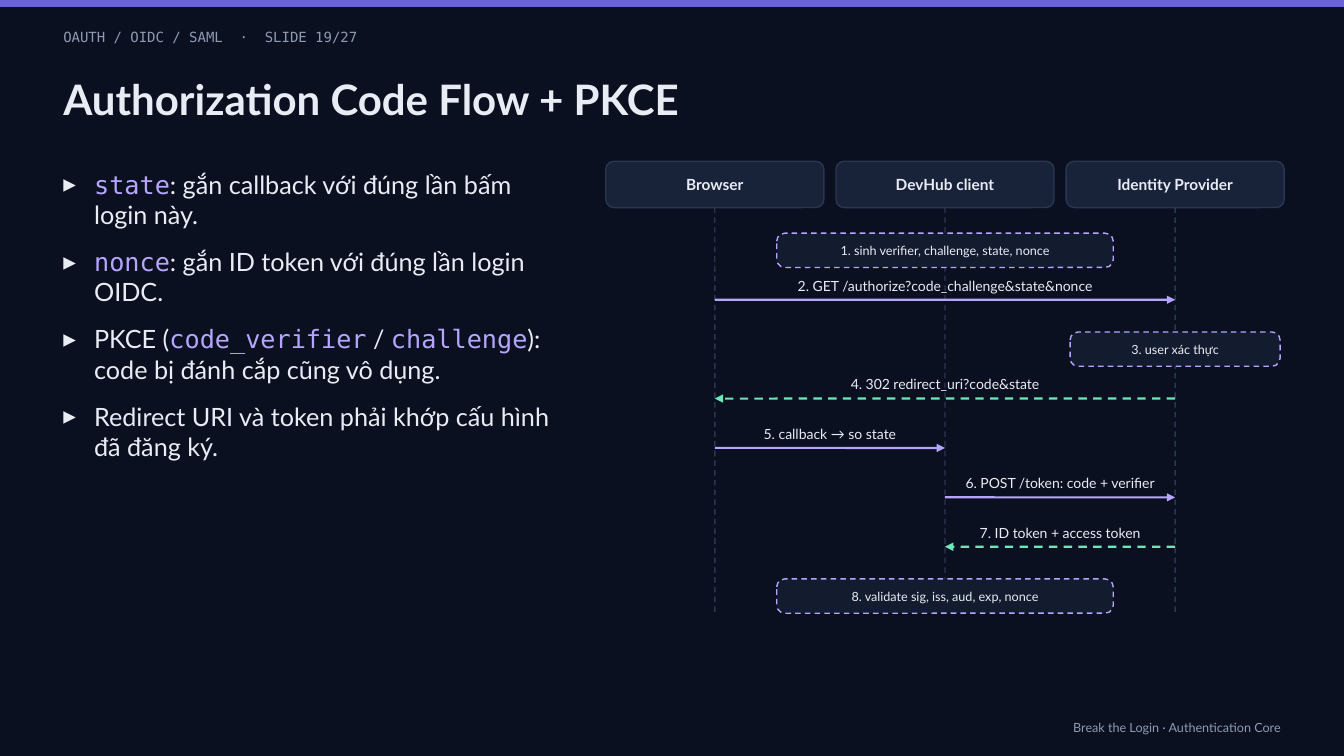
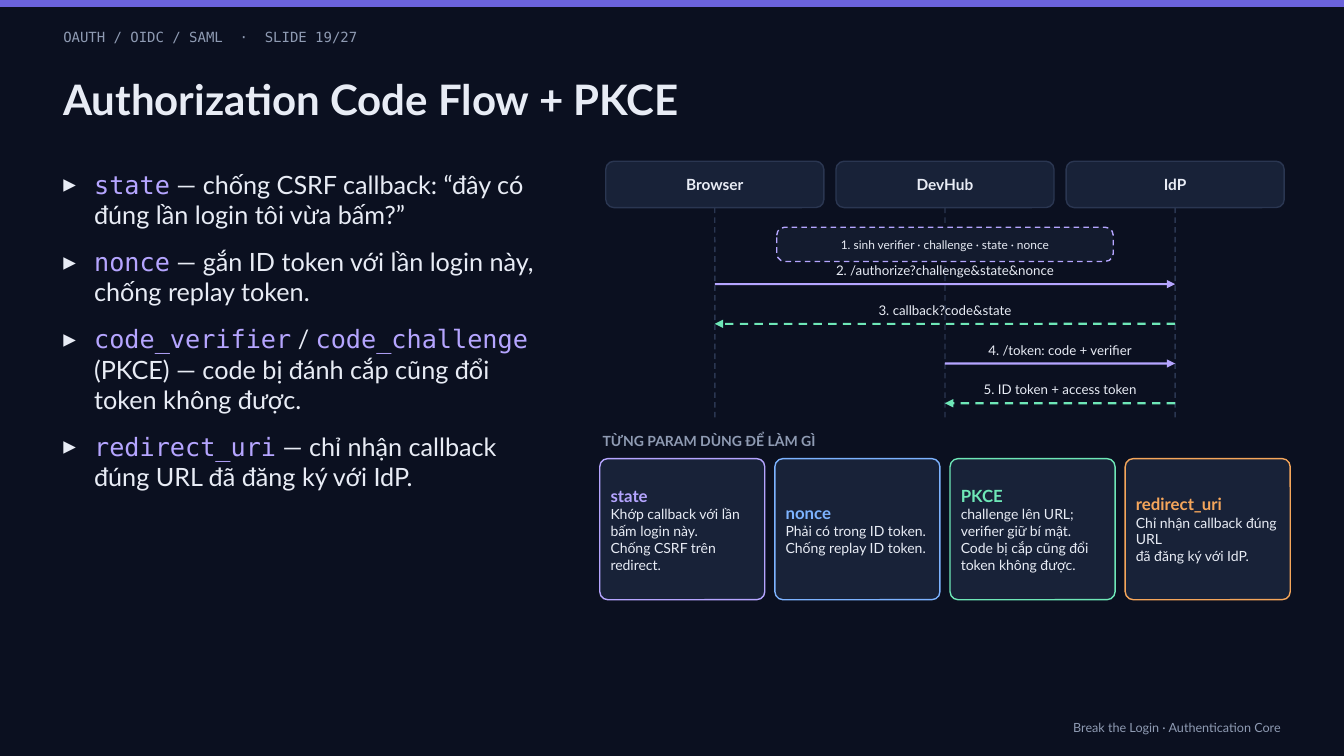
Before and after one commit to LeonardoDaVinSon/Authz, a slide deck: slide 19 of slides/break-the-login.pptx. Drawn at 1344x756 pixels with LibreOffice and Linux fonts; fonts in the diff are those of the drawing. Boxes give left, top, right and bottom in pixels: in the first picture for what was removed or moved away, otherwise in the second. Text is boxed around its words. In the diff, an @@ line names an element or a change of style, - is before the commit and + after.

```diff
--- a/slides/break-the-login.pptx
+++ b/slides/break-the-login.pptx
@@ text at box(94, 174, 534, 491): text changed @@
-▸ state: gắn callback với đúng lần bấm login này.
-▸ nonce: gắn ID token với đúng lần login OIDC.
-▸ PKCE (code_verifier / challenge): code bị đánh cắp cũng vô dụng.
-▸ Redirect URI và token phải khớp cấu hình đã đăng ký.
+▸ state — chống CSRF callback: “đây có đúng lần login tôi vừa bấm?”
+▸ nonce — gắn ID token với lần login này, chống replay token.
+▸ code_verifier / code_challenge (PKCE) — code bị đánh cắp cũng đổi token không được.
+▸ redirect_uri — chỉ nhận callback đúng URL đã đăng ký với IdP.
@@ text in rounded rectangle at box(917, 178, 974, 190): text changed @@
-DevHub client
+DevHub
@@ text in rounded rectangle at box(1164, 178, 1187, 190): text changed @@
-Identity Provider
+IdP
@@ line moved from (715, 208) - (715, 615) to (715, 208) - (715, 418) @@
@@ line moved from (946, 208) - (946, 615) to (946, 208) - (946, 418) @@
@@ line moved from (1176, 208) - (1176, 615) to (1176, 208) - (1176, 418) @@
@@ rounded rectangle "1. sinh verifier · challenge ...": place and size @@
-rounded rectangle "1. sinh verifier · challenge ..." at box(777, 233, 1114, 267)
+rounded rectangle "1. sinh verifier · challenge ..." at box(777, 227, 1114, 261)
@@ text at box(836, 265, 1054, 278): text changed; size 10 to 9.5 pt @@
-2. GET /authorize?code_challenge&state&nonce
+2. /authorize?challenge&state&nonce
@@ text in rounded rectangle at box(841, 240, 1049, 251): text changed; size 9 to 8.5 pt @@
-1. sinh verifier, challenge, state, nonce
+1. sinh verifier · challenge · state · nonce
@@ arrow moved from (715, 299) - (1176, 299) to (715, 284) - (1176, 284) @@
@@ arrow moved from (1176, 398) - (715, 398) to (1176, 324) - (715, 324) @@
@@ text at box(879, 305, 1012, 315): text changed; size 10 to 9.5 pt @@
-4. 302 redirect_uri?code&state
+3. callback?code&state
@@ text at box(988, 345, 1131, 356): text changed; size 10 to 9.5 pt @@
-6. POST /token: code + verifier
+4. /token: code + verifier
@@ rounded rectangle removed at box(1071, 332, 1280, 366) @@
-3. user xác thực
@@ arrow moved from (946, 497) - (1176, 497) to (946, 364) - (1176, 364) @@
@@ text at box(984, 384, 1136, 394): text changed; size 10 to 9.5 pt @@
-7. ID token + access token
+5. ID token + access token
@@ arrow moved from (1176, 546) - (946, 546) to (1176, 403) - (946, 403) @@
@@ text added at box(603, 434, 815, 446), 10 pt, text #8F9BB3, bold @@
+TỪNG PARAM DÙNG ĐỂ LÀM GÌ
@@ arrow removed from (715, 448) to (946, 448) @@
@@ text removed at box(764, 428, 896, 439) @@
-5. callback → so state
@@ rounded rectangle added at box(600, 459, 765, 600), fill #182238, outline #B5A5FF 1 pt, 10 pt, text #E8ECF5 @@
+state
+Khớp callback với lần bấm login này.
+Chống CSRF trên redirect.
@@ rounded rectangle added at box(775, 459, 941, 600), fill #182238, outline #7DB3FF 1 pt, 10 pt, text #E8ECF5 @@
+nonce
+Phải có trong ID token.
+Chống replay ID token.
@@ rounded rectangle added at box(951, 459, 1116, 600), fill #182238, outline #6EE7B7 1 pt, 10 pt, text #E8ECF5 @@
+PKCE
+challenge lên URL; verifier giữ bí mật.
+Code bị cắp cũng đổi token không được.
@@ rounded rectangle added at box(1125, 459, 1291, 600), fill #182238, outline #F5A65B 1 pt, 10 pt, text #E8ECF5 @@
+redirect_uri
+Chỉ nhận callback đúng URL
+đã đăng ký với IdP.
@@ rounded rectangle removed at box(777, 579, 1114, 613) @@
-8. validate sig, iss, aud, exp, nonce
```
Also in this commit, not shown: 9 other files.
